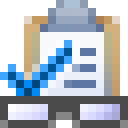
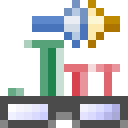
Layers edited between the first and the second 128px x 128px image:
added layer "launch-pde" above "launch" over [0, 0, 120, 96]
hid "Layer 16" over [0, 0, 120, 96]
